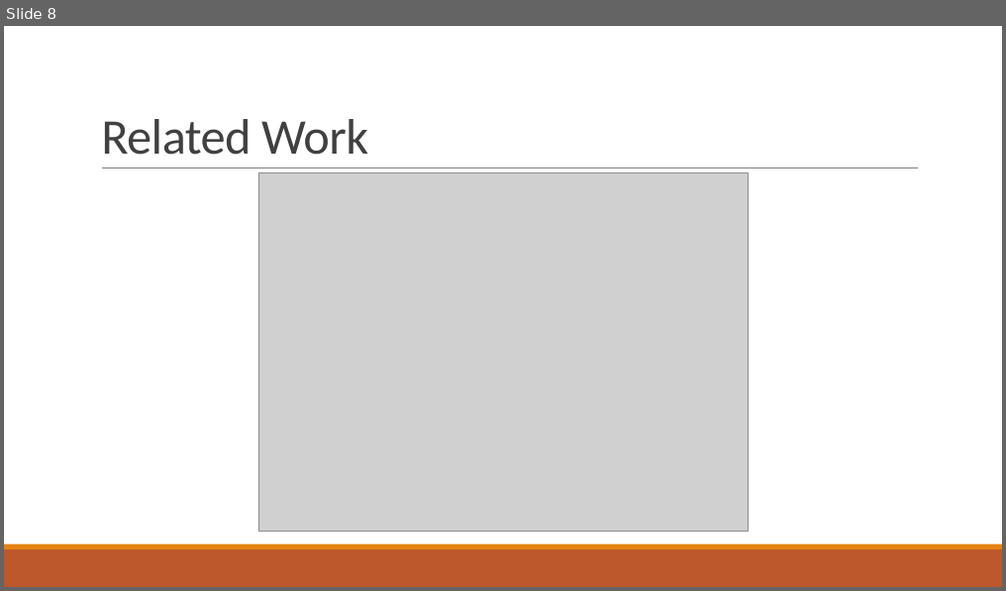
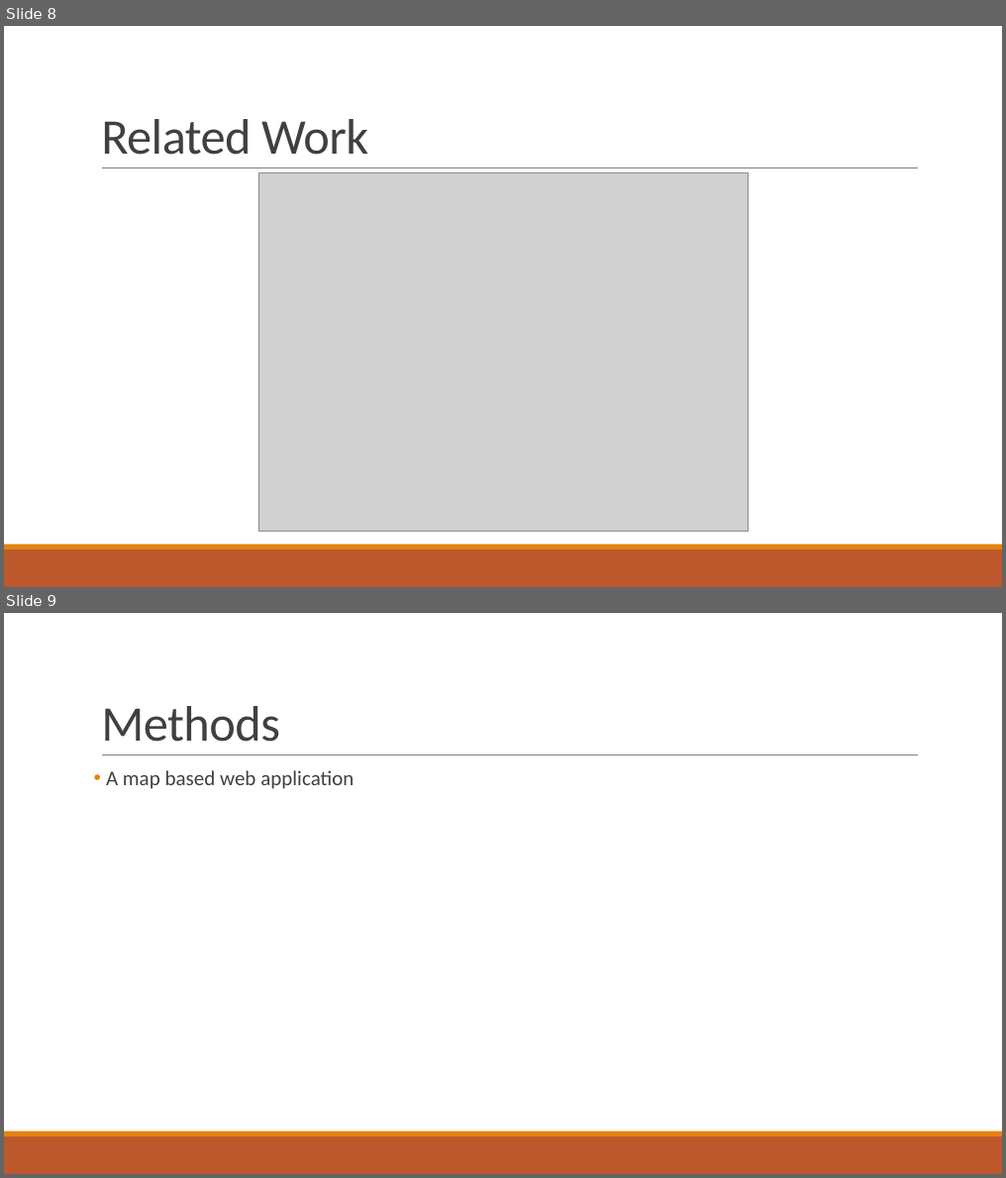
Before and after one commit to npalacio/School, a slide deck: Capstone/Presentation/CapstoneProposal.pptx. Shown one above the other, each under a label of ours: slide 8 before the commit, slides 8 and 9 after it. The pictures are 1006x591 and 1006x1178 pixels, drawn with LibreOffice and Linux fonts; fonts in the diff are those of the drawing; grey boxes stand for pictures. Boxes give left, top, right and bottom in pixels: in the first picture for what was removed or moved away, otherwise in the second. Text is boxed around its words. In the diff, an @@ line names an element or a change of style, - is before the commit and + after.

```diff
--- a/Capstone/Presentation/CapstoneProposal.pptx
+++ b/Capstone/Presentation/CapstoneProposal.pptx
@@ slide 9 added at (x1=4, y1=613, x2=1002, y2=1174), background #FFFFFF; not listed: 3 template elements that a slide beside it also shows @@
@@ title added at (x1=101, y1=706, x2=280, y2=742), 48 pt, text #404040 @@
+Methods
@@ text added at (x1=106, y1=770, x2=353, y2=789), 20 pt, text #404040 @@
+• A map based web application
```
Also in this commit, not shown: 2 slides changed, 12 other slides added.
